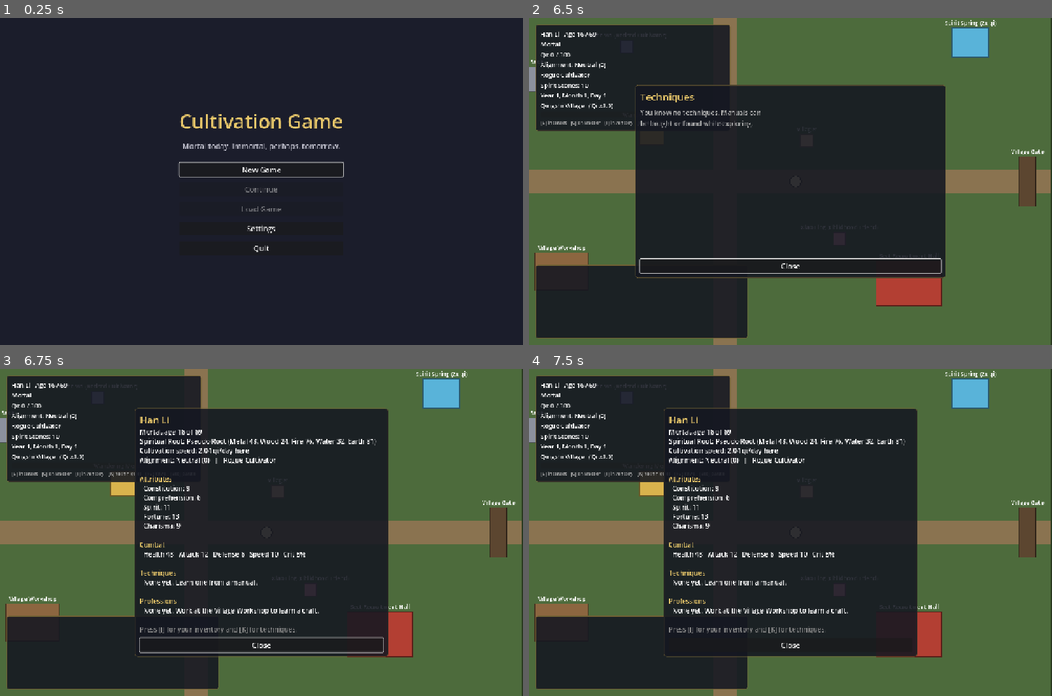
Above: before the commit, frames 1-4 (two rows, left to right).
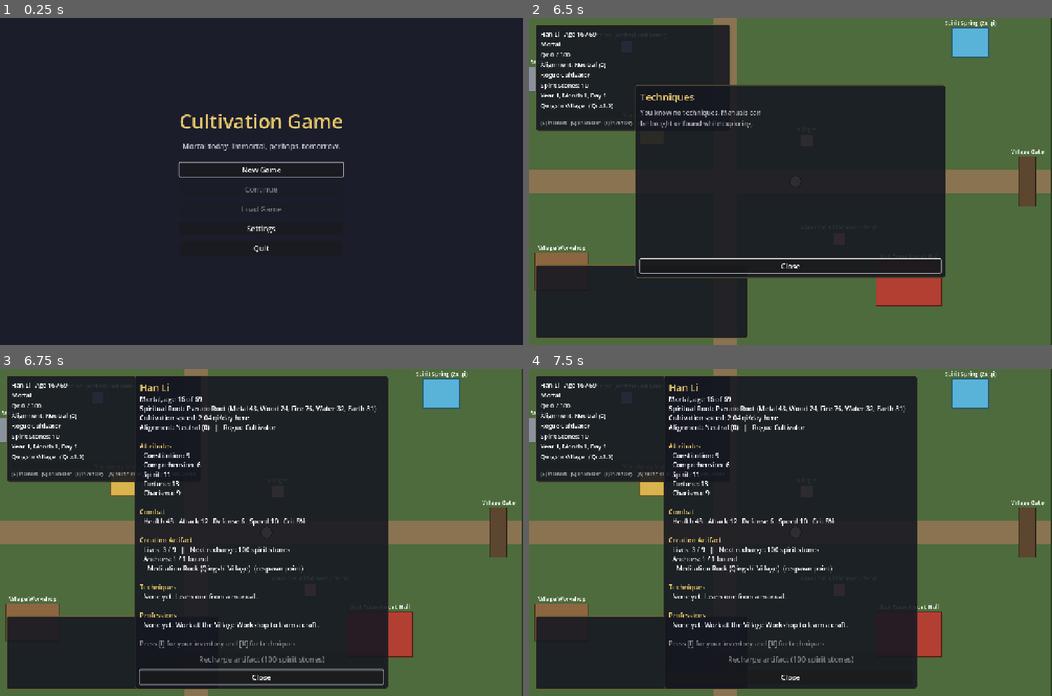
Above: after the commit, the same moments.

Repository: samridghimire/cultivation-game
Game: Godot game, scene res://src/ui/main_menu.tscn
Two runs of this game, one before a commit and one after it. Both use one fixed random seed, a clock stepped at 60 frames per second and the inputs below.
Inputs (mouse positions are in pixels of both pictures, inside the frame that each line leads up to):
- Up to frame 1 (0.25 s): no input
- Up to frame 2 (6.5 s): click "New Game" at 0.5 s; click "Reroll Fate" at 1.25 s; click "Reroll Fate" at 2 s; click "Begin" at 2.75 s; tap Enter at 3.5 s; move the mouse to (905, 165) at 3.52 s; hold D (move_right) 3.53-4.25 s; hold E (interact) 3.53-4.25 s; click (905, 165) at 3.67 s; drag from (685, 197) to (539, 80) at 4.27 s; move the mouse to (842, 109) at 5.02 s; hold D (move_right) 5.03-5.75 s; tap K (toggle_techniques) at 5.1 s; drag from (764, 246) to (910, 282) at 5.77 s
- Up to frame 3 (6.75 s): move the mouse to (418, 581) at 6.52 s; hold A (move_left) from 6.53 s (still down); tap C (toggle_character_sheet) at 6.6 s
- Up to frame 4 (7.5 s): release A (move_left) at 7.25 s; drag from (633, 483) to (560, 624) at 7.27 s

Frames 1-2 are identical in both runs. In frame 3, 12% of the frame differs, in the area x 25-75%, y 2-98%; in frame 4, 12%.

Commit message:
[ART-001b] Creation Artifact section and recharge button on the character sheet
Co-Authored-By: Claude <noreply@anthropic.com>

Diff:
--- a/src/core/systems/creation_artifact.gd
+++ b/src/core/systems/creation_artifact.gd
@@ -95,3 +95,16 @@
 	c.qi -= qi_lost
 	c.artifact_lives -= 1
 	return {"ok": true, "anchor_id": anchor_id, "region": region, "days": int(t.get("days", 7)), "qi_lost": qi_lost, "lives_left": c.artifact_lives}
+
+
+## Display lines for the character sheet: lives, recharge cost, bound anchors.
+## The latest bound anchor (the respawn point) is marked.
+static func describe(c: CharacterData, data: GameData) -> Array[String]:
+	var lines: Array[String] = []
+	var max_lives := int(data.artifact.get("max_lives", 9))
+	lines.append("Lives: %d / %d   |   Next recharge: %d spirit stones" % [c.artifact_lives, max_lives, recharge_cost(c, data)])
+	lines.append("Anchors: %d / %d bound" % [c.anchors.size(), anchor_slots(c, data)])
+	for i in c.anchors.size():
+		var tag := "  (respawn point)" if i == c.anchors.size() - 1 else ""
+		lines.append("  %s%s" % [anchor_name(data, c.anchors[i]), tag])
+	return lines
--- a/src/ui/character_sheet.gd
+++ b/src/ui/character_sheet.gd
@@ -6,6 +6,7 @@
 signal closed
 
 var _text: RichTextLabel
+var _recharge: Button
 
 
 func _init() -> void:
@@ -20,6 +21,8 @@
 	_text.fit_content = true
 	_text.custom_minimum_size = Vector2(596, 0)
 	box.add_child(_text)
+	_recharge = UIStyle.button("Recharge artifact", func(): GameState.recharge_artifact())
+	box.add_child(_recharge)
 	box.add_child(UIStyle.button("Close", close))
 	EventBus.player_changed.connect(func(): if visible: _rebuild())
 
@@ -67,6 +70,11 @@
 		t += "\n[color=#%s]Active arts[/color]\n" % accent
 		for line in Buffs.describe(p):
 			t += "  %s\n" % line
+	t += "\n[color=#%s]Creation Artifact[/color]\n" % accent
+	for line in CreationArtifact.describe(p, data):
+		t += "  %s\n" % line
+	_recharge.text = "Recharge artifact (%d spirit stones)" % CreationArtifact.recharge_cost(p, data)
+	_recharge.disabled = p.item_count("spirit_stone") < CreationArtifact.recharge_cost(p, data) or p.artifact_lives >= int(data.artifact.get("max_lives", 9))
 	t += "\n[color=#%s]Techniques[/color]\n" % accent
 	if p.techniques.is_empty():
 		t += "  None yet. Learn one from a manual.\n"
--- a/tests/unit/test_creation_artifact.gd
+++ b/tests/unit/test_creation_artifact.gd
@@ -130,3 +130,12 @@
 	gs.recharge_artifact()
 	assert_eq(c.artifact_lives, lives + 1)
 	gs.end_session()
+
+
+func test_describe_lists_lives_and_anchors() -> void:
+	var c := CharacterData.new()
+	CreationArtifact.ensure(c, data())
+	var lines := CreationArtifact.describe(c, data())
+	assert_true(lines[0].begins_with("Lives: %d" % c.artifact_lives))
+	assert_true(lines[0].contains("%d spirit stones" % CreationArtifact.recharge_cost(c, data())))
+	assert_true(lines[-1].contains("respawn point"))
Not shown, changed: docs/BACKLOG.md
Not shown, changed: docs/CHANGELOG.md
